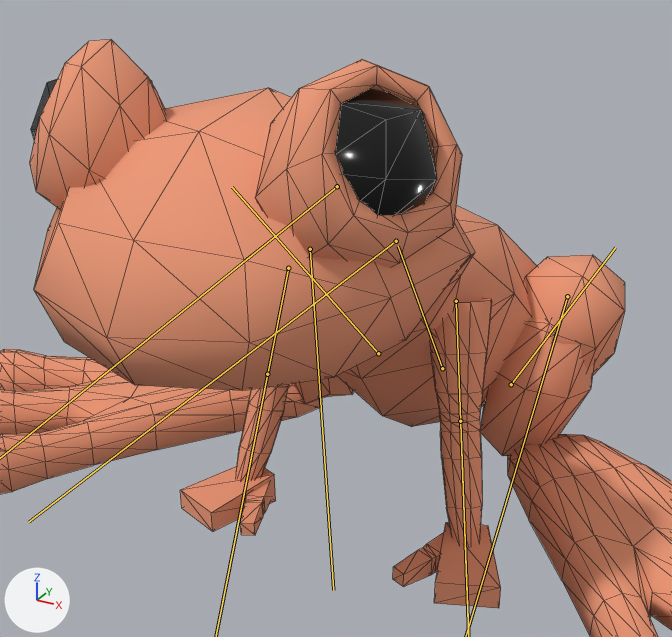
The glTF model Assets/GLTFs/Enemies/FlameFlinger/FlameFlinger.glb as it was, and as the next commit left it.
One viewpoint serves both versions: a 50 mm lens placed at (0.253, -0.509, 0.372), pointed at (-0.003, -0.044, 0.139). The axes (+X, +Y, +Z) are drawn at lower left. The lights are the same throughout. Both versions are drawn at frame 2 of the action 'FlameFlinger_idle'; the numbers are the values there. The bones that change are drawn over the model as lines. Mesh edges are drawn as thin lines.

Objects in the first picture: 'Arms', 'Body', 'Eye', 'EyeSocket', 'Foot', 'Hands', 'Shin', 'Thighs', 'Thumbs'.
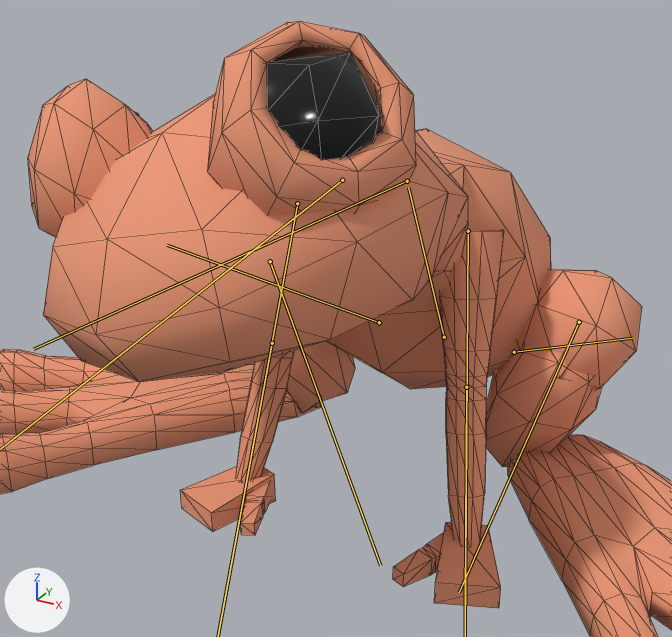
Commit message: flame flinger idel animation

Changed parts and their boxes [x1, y1, x2, y2] in the pictures (672 x 637 px):
'Body', posed (13% shorter): before [34, 88, 537, 427]; after [43, 94, 551, 389]
'EyeSocket', posed (10% narrower): before [30, 39, 462, 268]; after [28, 21, 416, 237]
'Arms', posed (27% taller): before [236, 298, 492, 545]; after [236, 230, 504, 545]
'Eye', posed: before [31, 79, 437, 216]; after [133, 46, 384, 160]
'Shin', posed (8% shorter): before [291, 319, 594, 456]; after [286, 341, 602, 467]
'Thighs', posed: before [525, 255, 625, 375]; after [511, 269, 642, 391]
bone 'DEF_BODY', root to tip: before (442, 368) to (398, 246); after (444, 337) to (408, 187)
bone 'DEF_BODY01', root to tip: before (396, 241) to (28, 522); after (407, 181) to (33, 349)
bone 'DEF_TIGHS.L', root to tip: before (511, 384) to (615, 247); after (514, 352) to (632, 338)
bone 'DEF_TIGHS.R', root to tip: before (378, 353) to (232, 187); after (379, 322) to (167, 245)
bone 'DEF_SHIN.R', root to tip: before (310, 249) to (333, 590); after (270, 261) to (380, 565)

The change in detail:
Bone 'DEF_BODY' (bone_def_body) moves from (0.0, 0.003, 0.079) to (0.0, 0.053, 0.09).
Bone 'DEF_BODY' (bone_def_body) turns from (-22, 0, 0) to (-16, 0, 0) degrees about its own x, y and z.
Bone 'DEF_BODY01' (bone_def_body01) moves from (0.0, 0.005, -0.038) to (0.0, 0.029, 0.031).
Bone 'DEF_BODY01' (bone_def_body01) turns from (-43, 0, 0) to (-38, 0, 0) degrees about its own x, y and z.
Bone 'DEF_HEAD' (bone_def_head) moves from (0.0, 0.058, -0.01) to (0.0, 0.046, -0.011).
Bone 'DEF_HEAD' (bone_def_head) turns from (11, 0, 0) to (10, 16, 0) degrees about its own x, y and z.
Bone 'DEF_ARM.L' (bone_def_arm_l) moves from (0.027, -0.002, -0.084) to (0.003, 0.0, -0.009).
Bone 'DEF_ARM.L' (bone_def_arm_l) turns from (-87, 23, -143) to (-86, 21, -144) degrees about its own x, y and z.
Bone 'DEF_ARM.L' (bone_def_arm_l) is rescaled from (1.0, 1.27, 1.0) to (1.0, 1.64, 1.0).
Bone 'DEF_LOWERARM.L' (bone_def_lowerarm_l) moves from (0.083, -0.07, -0.206) to (0.071, -0.07, -0.168).
Bone 'DEF_LOWERARM.L' (bone_def_lowerarm_l) turns from (-87, 23, -135) to (-86, 21, -136) degrees about its own x, y and z.
Bone 'DEF_LOWERARM.L' (bone_def_lowerarm_l) is rescaled from (1.0, 1.24, 1.0) to (1.0, 1.57, 1.0).
Bone 'DEF_TIGHS.L' (bone_def_tighs_l) moves from (0.0, -0.003, 0.079) to (0.019, 0.043, 0.094).
Bone 'DEF_TIGHS.L' (bone_def_tighs_l) turns from (-11, -22, 8) to (-31, -12, 26) degrees about its own x, y and z.
Bone 'DEF_SHIN.L' (bone_def_shin_l) moves from (0.043, -0.01, -0.031) to (-0.018, 0.009, -0.049).
Bone 'DEF_SHIN.L' (bone_def_shin_l) turns from (16, 19, 2) to (21, 20, -13) degrees about its own x, y and z.
Bone 'DEF_ARM.R' (bone_def_arm_r) moves from (-0.027, -0.002, -0.084) to (-0.003, 0.0, -0.009).
Bone 'DEF_ARM.R' (bone_def_arm_r) turns from (-78, -17, 141) to (-78, -16, 141) degrees about its own x, y and z.
Bone 'DEF_ARM.R' (bone_def_arm_r) is rescaled from (1.0, 1.27, 1.0) to (1.0, 1.65, 1.0).
Bone 'DEF_LOWERARM.R' (bone_def_lowerarm_r) moves from (-0.087, -0.095, -0.209) to (-0.075, -0.096, -0.171).
Bone 'DEF_LOWERARM.R' (bone_def_lowerarm_r) turns from (-78, -17, 134) to (-78, -16, 134) degrees about its own x, y and z.
Bone 'DEF_LOWERARM.R' (bone_def_lowerarm_r) is rescaled from (1.0, 1.25, 1.0) to (1.0, 1.58, 1.0).
Bone 'DEF_TIGHS.R' (bone_def_tighs_r) moves from (0.0, -0.003, 0.079) to (-0.019, 0.043, 0.094).
Bone 'DEF_TIGHS.R' (bone_def_tighs_r) turns from (-11, 22, -8) to (-31, 12, -26) degrees about its own x, y and z.
Bone 'DEF_SHIN.R' (bone_def_shin_r) moves from (-0.043, -0.01, -0.031) to (0.018, 0.009, -0.049).
Bone 'DEF_SHIN.R' (bone_def_shin_r) turns from (16, -19, -2) to (21, -20, 13) degrees about its own x, y and z.
